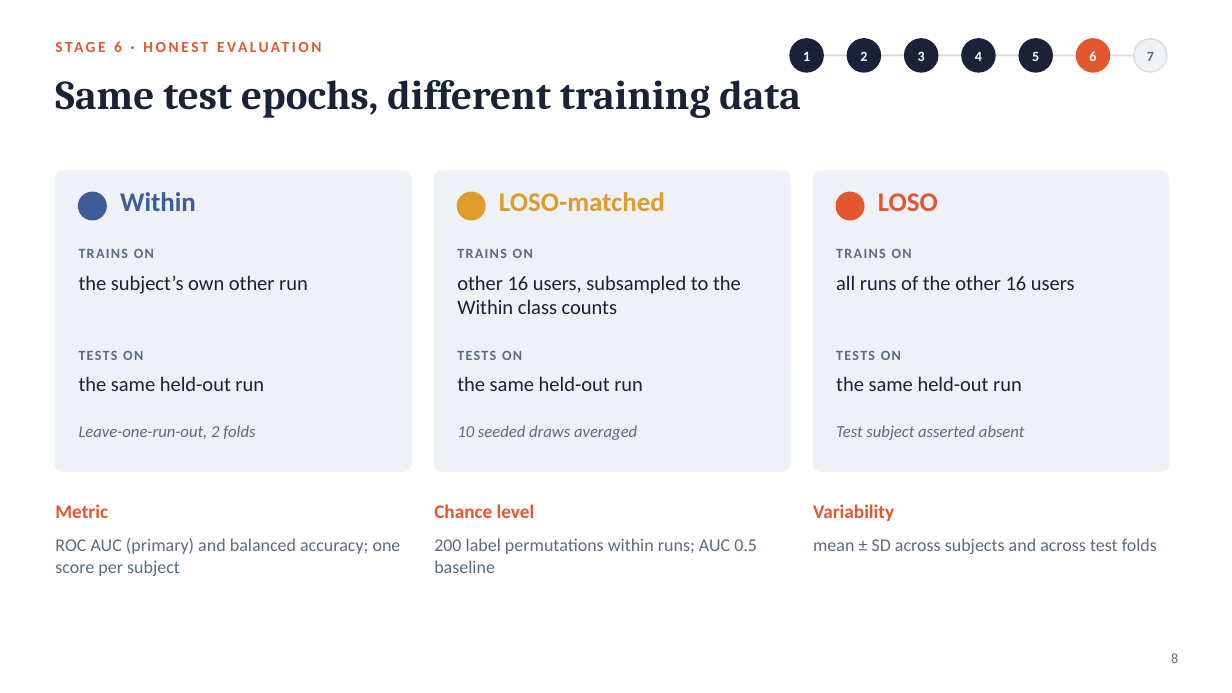
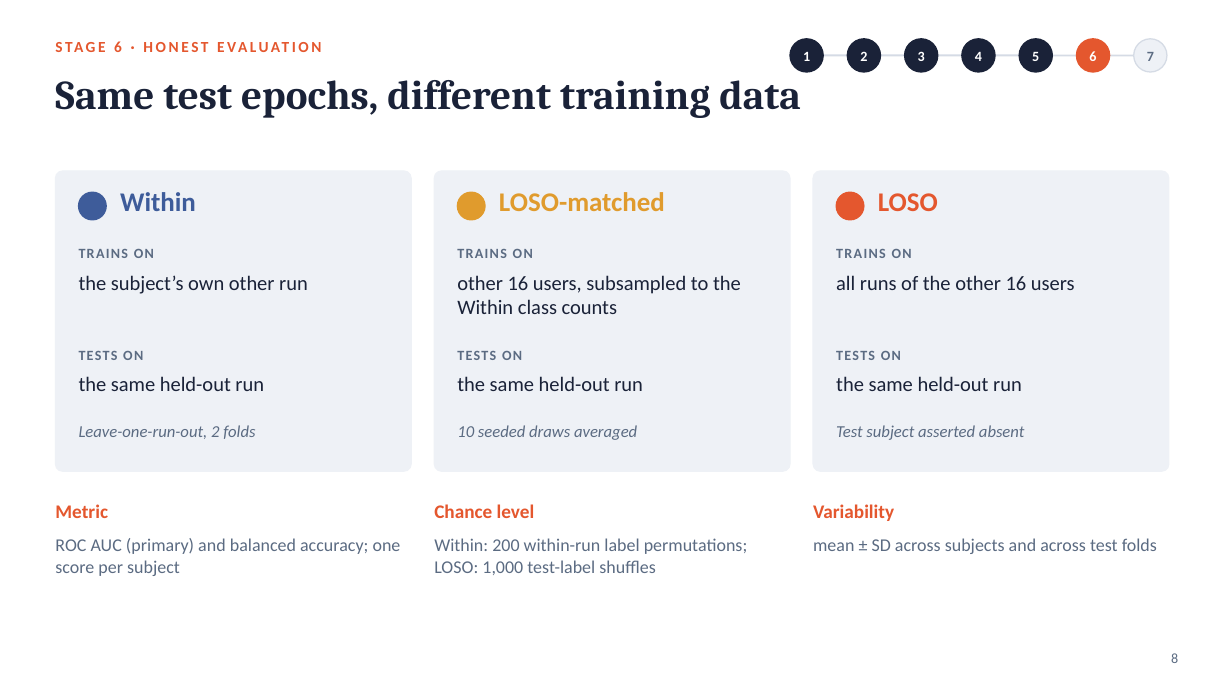
Before and after one commit to B1rzhan07/ROBT613-midterm, a slide deck: slide 8 of bci-midterm/output/presentation.pptx. Drawn at 1232x693 pixels with LibreOffice and Linux fonts; fonts in the diff are those of the drawing. Boxes give left, top, right and bottom in pixels: in the first picture for what was removed or moved away, otherwise in the second. Text is boxed around its words. In the diff, an @@ line names an element or a change of style, - is before the commit and + after.

```diff
--- a/bci-midterm/output/presentation.pptx
+++ b/bci-midterm/output/presentation.pptx
@@ text at [434,538,748,575]: text changed @@
-200 label permutations within runs; AUC 0.5 baseline
+Within: 200 within-run label permutations; LOSO: 1,000 test-label shuffles
```
Also in this commit, not shown: 13 other files.
